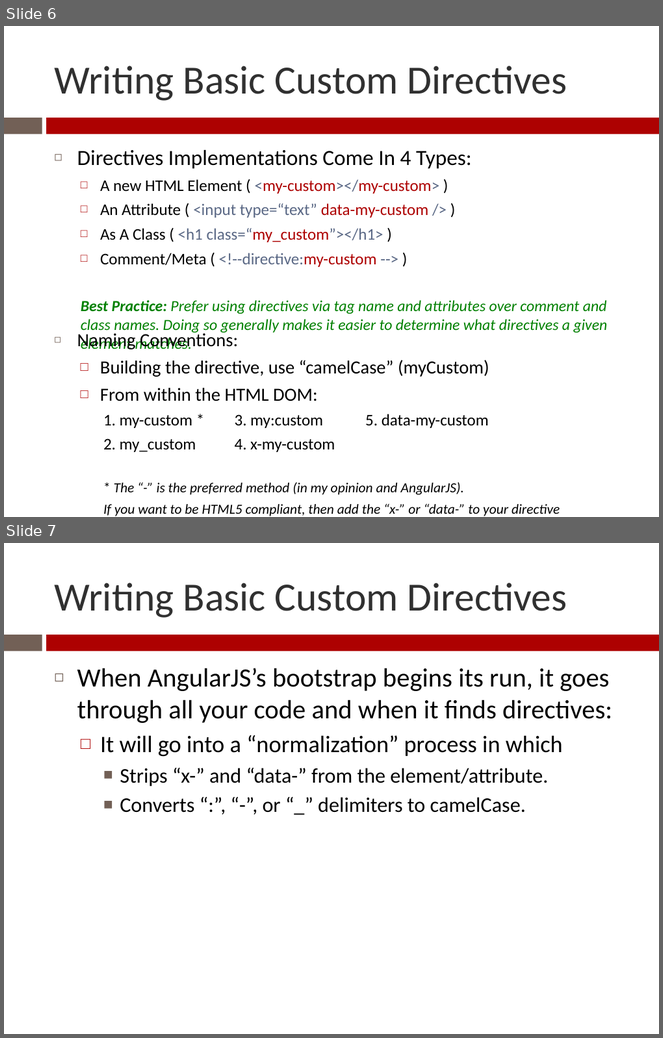
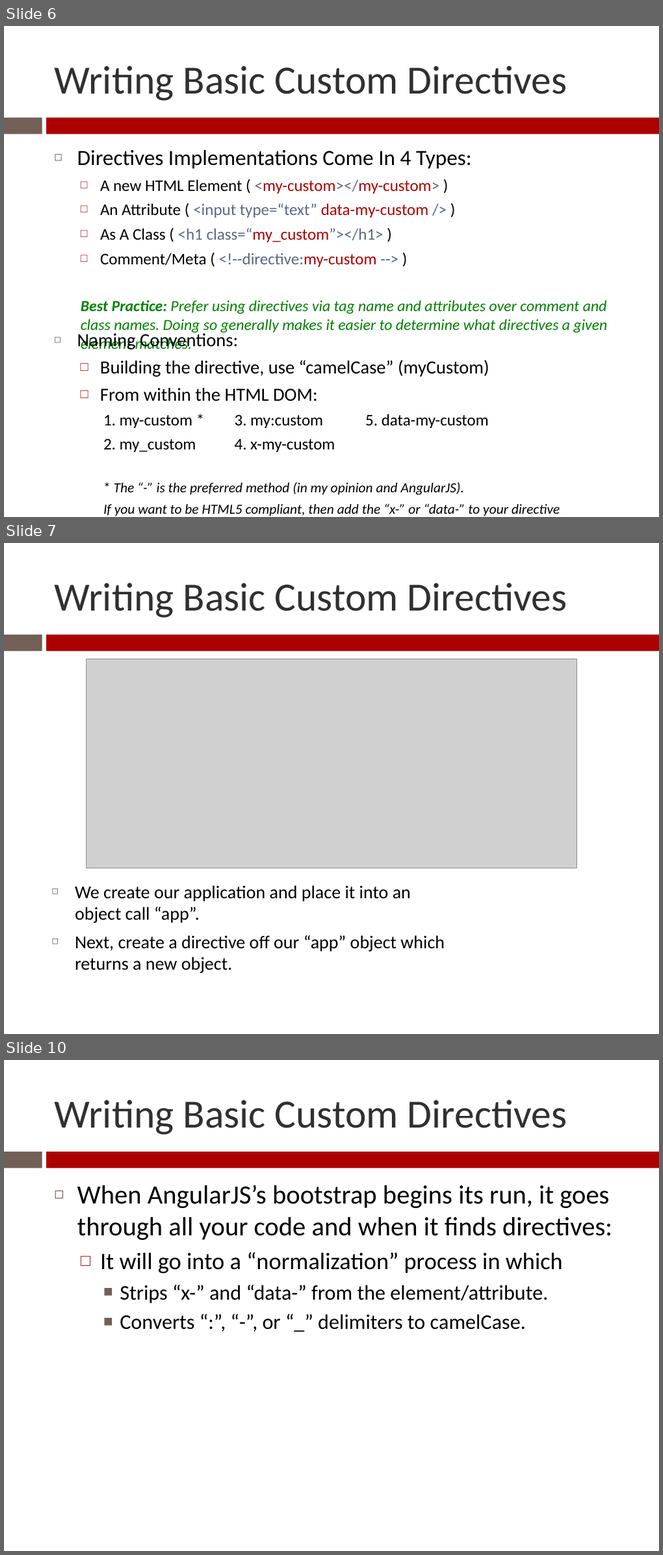
Before and after one commit to Zenitram-Oriaj/AngularJS_Directives, a slide deck: presentation/ajs_dir_presentation.pptx. Shown one above the other, each under a label of ours: slides 6 and 7 before the commit, slides 6, 7 and 10 after it; the slides between them are not shown. The pictures are 663x1038 and 663x1555 pixels, drawn with LibreOffice and Linux fonts; fonts in the diff are those of the drawing; grey boxes stand for pictures. Boxes give left, top, right and bottom in pixels: in the first picture for what was removed or moved away, otherwise in the second. Text is boxed around its words. In the diff, an @@ line names an element or a change of style, - is before the commit and + after.

```diff
--- a/presentation/ajs_dir_presentation.pptx
+++ b/presentation/ajs_dir_presentation.pptx
@@ slide 7 added at bbox=[4, 543, 659, 1034], background #FFFFFF; not listed: 2 template elements that a slide beside it also shows @@
@@ title added at bbox=[54, 583, 568, 618], 44 pt, text #303030 @@
+Writing Basic Custom Directives
@@ picture added at bbox=[87, 659, 577, 868] @@
@@ text added at bbox=[75, 886, 445, 973], 20 pt, text #000000 @@
+◻ We create our application and place it into an object call “app”.
+◻ Next, create a directive off our “app” object which returns a new object.
@@ what was slide 7 is now slide 10 @@
```
Also in this commit, not shown: 2 other slides added, 5 other files.
